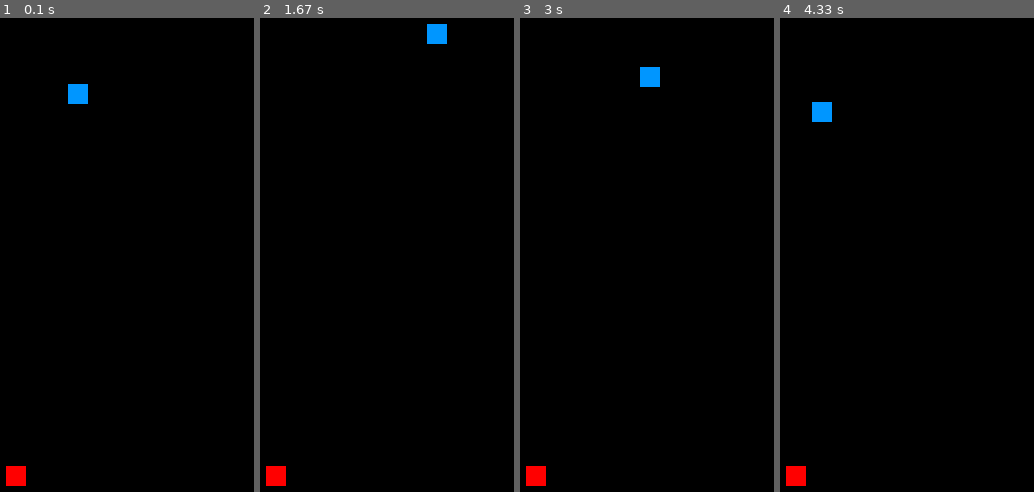
Above: before the commit, frames 1-4 (left to right).
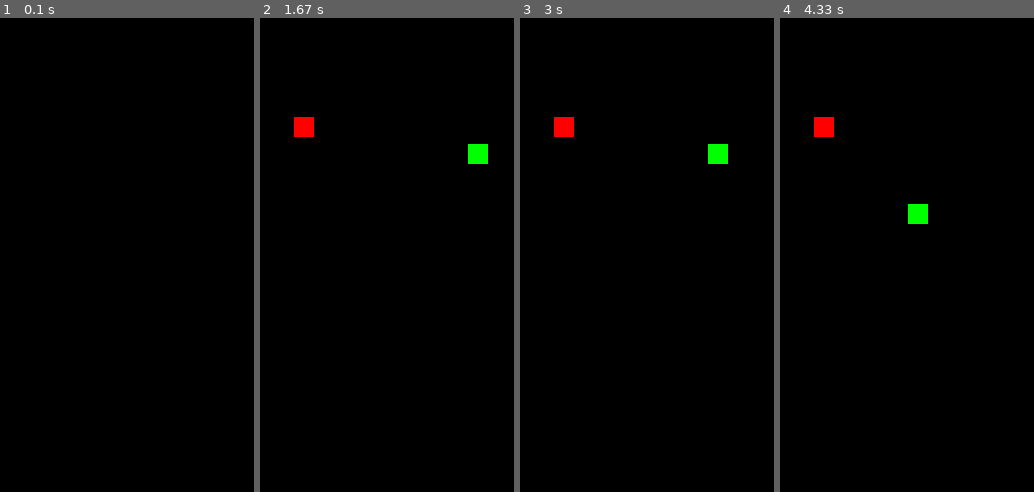
Above: after the commit, the same moments.

Repository: ltarnowski1/Snake---Python-Pygame-2D-game
Game: pygame game, started from run.py
Same seed, same stepped clock (60 frames per second), same inputs: the game is played once before the commit and once after it.
Inputs:
- Up to frame 1 (0.1 s): no input
- Up to frame 2 (1.67 s): hold D 0.33-0.8 s; hold W 0.83-1.3 s; hold D from 1.33 s (still down)
- Up to frame 3 (3 s): release D at 1.92 s; hold A 1.95-2.6 s; hold S from 2.63 s (still down)
- Up to frame 4 (4.33 s): release S at 3.32 s; hold A 3.35-4.05 s; hold W from 4.08 s (still down); tap Space at 4.15 s

The runs differ from the first frame. In frame 1, 0.7% of the frame differs, in the area x 2-35%, y 13-99%; in frame 2, 1.3%, in the area x 2-90%, y 1-99%; in frame 3, 1.3%; in frame 4, 1.3%.

Commit message:
snake wraps around itself, jumping movement of the snake

Diff:
--- a/cube.py
+++ b/cube.py
@@ -1,3 +1,4 @@
+import pygame as p
 
 
 class Cube:
@@ -8,3 +9,8 @@
         self.pos_y = pos_y
         self.size_x = size_x
         self.size_y = size_y
+        self.rect = p.Rect(pos_x, pos_y, size_x, size_y)
+        self.direction = ''
+
+    def init_rect_from_cube(self):
+        return p.Rect(self.pos_x, self.pos_y, self.size_x, self.size_y)
--- a/food.py
+++ b/food.py
@@ -6,12 +6,20 @@
 class Food(cube.Cube):
 
     def __init__(self, color, range_x, range_y, size_x, size_y):
+        Food.set_random_food_position(self, range_x, range_y)
+        cube.Cube.__init__(self, color, self.pos_x, self.pos_y, size_x, size_y)
+
+    def draw_food_rect(self, screen, color, rect):
+        p.draw.rect(screen, color, rect)
+
+    def set_rect(self, pos_x, pos_y):
+        self.rect.x = pos_x
+        self.rect.y = pos_y
+
+    def set_random_food_position(self, range_x, range_y):
         xa, xb = range_x
         ya, yb = range_y
-        cube.Cube.__init__(self, color, r.randint(xa, xb), r.randint(ya, yb), size_x, size_y)
-
-    def draw_food_rect(self):
-        pass
-
-    def init_rect_from_food(self):
-        return p.Rect(self.pos_x, self.pos_y, self.size_x, self.size_y)
+        random_x = r.randint(xa, xb)
+        random_y = r.randint(ya, yb)
+        self.pos_x = random_x
+        self.pos_y = random_y
--- a/run.py
+++ b/run.py
@@ -1,42 +1,43 @@
+from cube import Cube
 from food import Food
 import pygame as p
 import sys
+import random as r
 
 
 class Game:
 
     running = True
-    direction = ''
 
     def __init__(self):
         p.init()
         self.screen = p.display.set_mode((600, 600), 0, 32)
         p.display.set_caption('Snake')
-        self.head = p.Rect(100, 100, 20, 20)
+        self.snake = []
+        self.snake.append(Cube((0, 255, 0), 200, 200, 20, 20))
         self.clock = p.time.Clock()
         self.food = Food((255, 0, 0), (0, 580), (0, 580), 20, 20)    # color, rangeX, rangeY, sizeX, sizeY
-        self.foodRect = self.food.init_rect_from_food()
 
     def execution(self):
         while True:
-            Game.events()
+            Game.events(self)
             if Game.running:
                 self.loop(self.clock)
                 self.render()
 
     @staticmethod
-    def events():
+    def events(self):
         for event in p.event.get():
             if event.type == p.KEYDOWN and event.key == p.K_ESCAPE:
                 sys.exit(0)
             elif event.type == p.KEYDOWN and event.key == p.K_w:
-                Game.direction = 'up'
+                self.snake[0].direction = 'up'
             elif event.type == p.KEYDOWN and event.key == p.K_s:
-                Game.direction = 'down'
+                self.snake[0].direction = 'down'
             elif event.type == p.KEYDOWN and event.key == p.K_a:
-                Game.direction = 'left'
+                self.snake[0].direction = 'left'
             elif event.type == p.KEYDOWN and event.key == p.K_d:
-                Game.direction = 'right'
+                self.snake[0].direction = 'right'
             elif event.type == p.KEYDOWN and event.key == p.K_SPACE:
                 Game.switch_pause()
 
@@ -48,28 +49,40 @@
             Game.running = True
 
     def loop(self, clock):
-        clock.tick(150)
-        if self.foodRect.colliderect(self.head):
-            print('KOLIZJA')
-            del self.foodRect, self.food
-            self.food = Food((255, 0, 0), (0, 580), (0, 580), 20, 20)
-            self.foodRect = self.food.init_rect_from_food()
+        clock.tick(4)
+        if self.food.rect.colliderect(self.snake[0].rect):
+            self.food.set_rect(r.randint(0, 580), r.randint(0, 580))
+            if self.snake[0].direction == 'up':
+                self.snake.append(Cube((0, 0, 255), 0, 0, 20, 20))
+            elif self.snake[0].direction == 'down':
+                self.snake.append(Cube((0, 0, 255), 0, 0, 20, 20))
+            elif self.snake[0].direction == 'right':
+                self.snake.append(Cube((0, 0, 255), 0, 0, 20, 20))
+            elif self.snake[0].direction == 'left':
+                self.snake.append(Cube((0, 0, 255), 0, 0, 20, 20))
         self.snake_move()
 
     def snake_move(self):
-        if Game.direction == 'up':
-            self.head = self.head.move(0, -1)
-        elif Game.direction == 'down':
-            self.head = self.head.move(0, 1)
-        elif Game.direction == 'left':
-            self.head = self.head.move(-1, 0)
-        elif Game.direction == 'right':
-            self.head = self.head.move(1, 0)
+        for i in range(len(self.snake)-1,0,-1):
+            self.snake[i].rect.x = self.snake[i-1].rect.x
+            self.snake[i].rect.y = self.snake[i-1].rect.y
+
+        if self.snake[0].direction == 'up':
+            self.snake[0].rect.y = self.snake[0].rect.y - 20
+        elif self.snake[0].direction == 'down':
+            self.snake[0].rect.y = self.snake[0].rect.y + 20
+        elif self.snake[0].direction == 'left':
+            self.snake[0].rect.x = self.snake[0].rect.x - 20
+        elif self.snake[0].direction == 'right':
+            self.snake[0].rect.x = self.snake[0].rect.x + 20
 
     def render(self):
         self.screen.fill((0, 0, 0))
-        p.draw.rect(self.screen, self.food.color, self.foodRect)
-        p.draw.rect(self.screen, (0, 150, 255), self.head)
+        p.draw.rect(self.screen, self.snake[0].color, self.snake[0].rect)
+        for i in range(1, len(self.snake)):
+            p.draw.rect(self.screen, self.snake[i].color, self.snake[i].rect)
+        self.food.draw_food_rect(self.screen, self.food.color, self.food.rect)
+
         p.display.flip()
 
 
